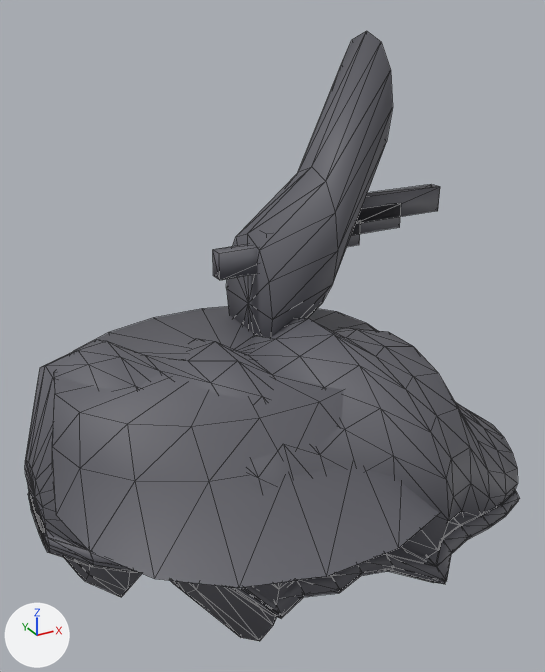
Before and after pictures for a commit that changed the glTF model public/models/footwear/sneaker_low_L.glb.
Camera for both pictures: a 50 mm camera at (-0.203, -0.652, -0.589) aimed at (0.013, -0.259, -0.785). The lights are fixed; the arrows at lower left show +X, +Y and +Z. The first picture is the older version. Mesh edges are drawn as thin lines.

The older version as bpy lines, for what is in view:
```python
me_sneaker_low_l = bpy.data.meshes.new('sneaker_low_L')
me_sneaker_low_l.from_pydata(...)  # 865 vertices, 1654 faces; spans x -0.14..0.173, y -0.395..-0.135, z -0.981..-0.605
me_sneaker_low_l.materials.append(mat_sneaker_low_l)  # dark grey #616169
ob_sneaker_low_l = bpy.data.objects.new('sneaker_low_L', me_sneaker_low_l)
ob_sneaker_low_l.location = (0.0, 0.0, 0.0)
```
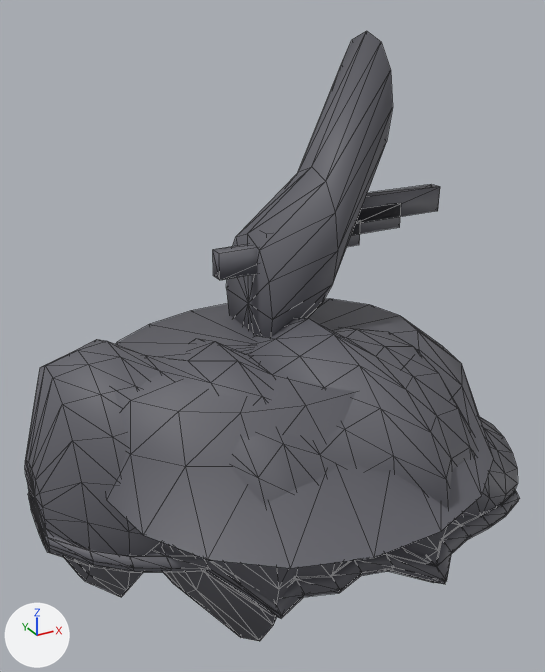
The newer file is also turned or shifted as a whole; pictures and numbers use the older file's frame.

Location of each change, [x1, y1, x2, y2] in pixels of the pictures (545 x 672 px; the box of a moved part takes in the faces that stretch with it):
part 1 of me_sneaker_low_l, moved or reshaped
    before: [52, 306, 439, 588]
    after: [106, 299, 494, 568]

Diff of the bpy script that builds the scene:
```diff
--- a/public/models/footwear/sneaker_low_L.glb.py
+++ b/public/models/footwear/sneaker_low_L.glb.py
@@ me_sneaker_low_l @@
 me_sneaker_low_l.from_pydata(...)  # 865 vertices, 1654 faces; spans x -0.14..0.173, y -0.395..-0.135, z -0.981..-0.605
 # used by ob_sneaker_low_l; location = (0.0, 0.0, 0.0)
+# me_sneaker_low_l part 1: the loose piece of 55 vertices spanning x -0.139..0.137, y -0.395..-0.157, z -0.86..-0.8 is moved by (0.03, 0.0, 0.0)
 me_sneaker_low_l.materials.append(mat_sneaker_low_l)
```
